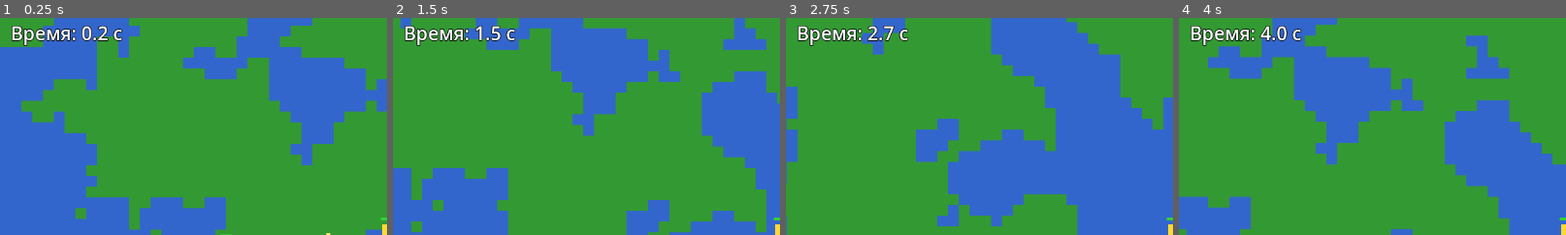
Above: before the commit, frames 1-4 (left to right).
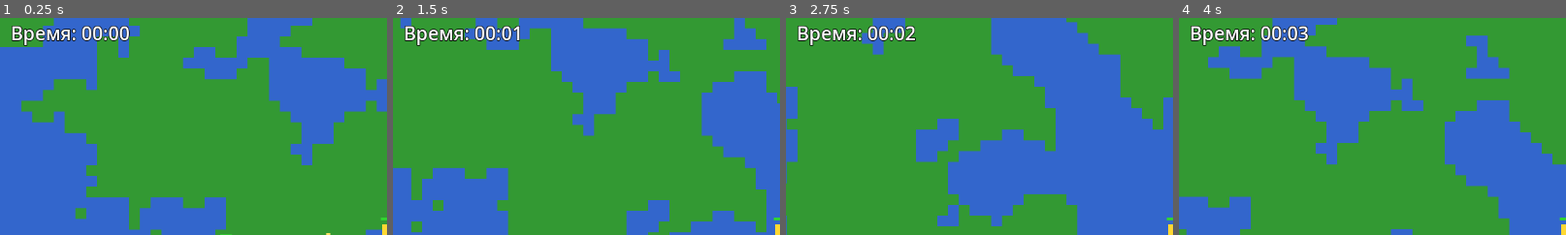
Above: after the commit, the same moments.

Repository: aegissana-sudo/vada
Game: Godot game, scene res://Main.tscn
The game is run twice, just before and just after one commit, with the same random seed, the same clock (stepped at 60 frames per second) and the same inputs.
Inputs:
- Up to frame 1 (0.25 s): no input
- Up to frame 2 (1.5 s): hold Right (ui_right) 0.53-1.28 s; hold Down (ui_down) from 1.28 s (still down)
- Up to frame 3 (2.75 s): release Down (ui_down) at 2.03 s; hold Right (ui_right) from 2.03 s (still down)
- Up to frame 4 (4 s): release Right (ui_right) at 2.78 s; hold Up (ui_up) 2.78-3.53 s; hold Left (ui_left) from 3.53 s (still down)
The pictures show only the part of the screen within x 0-50%, y 1-51%; the shares and areas given below are measured in that part.

The runs differ from the first frame. In frame 1, 0.6% of the frame differs, in the area x 23-34%, y 3-11%; in frame 2, 0.7%; in frame 3, 0.7%; in frame 4, 0.7%, in the area x 20-34%, y 3-11%.

Commit message:
Format survival timer as minutes and seconds

Diff:
--- a/scripts/world.gd
+++ b/scripts/world.gd
@@ -40,9 +40,16 @@
     _update_enemy_spawns(delta)
 
 func _update_survival_ui() -> void:
-    var text := "Время: %.1f с" % _survival_time
+    var formatted_time := _format_survival_time(_survival_time)
+    var text := "Время: %s" % formatted_time
     survival_timer_label.text = text
-    game_over_time_label.text = "Продержались: %.1f с" % _survival_time
+    game_over_time_label.text = "Продержались: %s" % formatted_time
+
+func _format_survival_time(total_seconds: float) -> String:
+    var whole_seconds := int(total_seconds)
+    var minutes := whole_seconds / 60
+    var seconds := whole_seconds % 60
+    return "%02d:%02d" % [minutes, seconds]
 
 func _setup_tileset() -> void:
     var tileset := TileSet.new()
